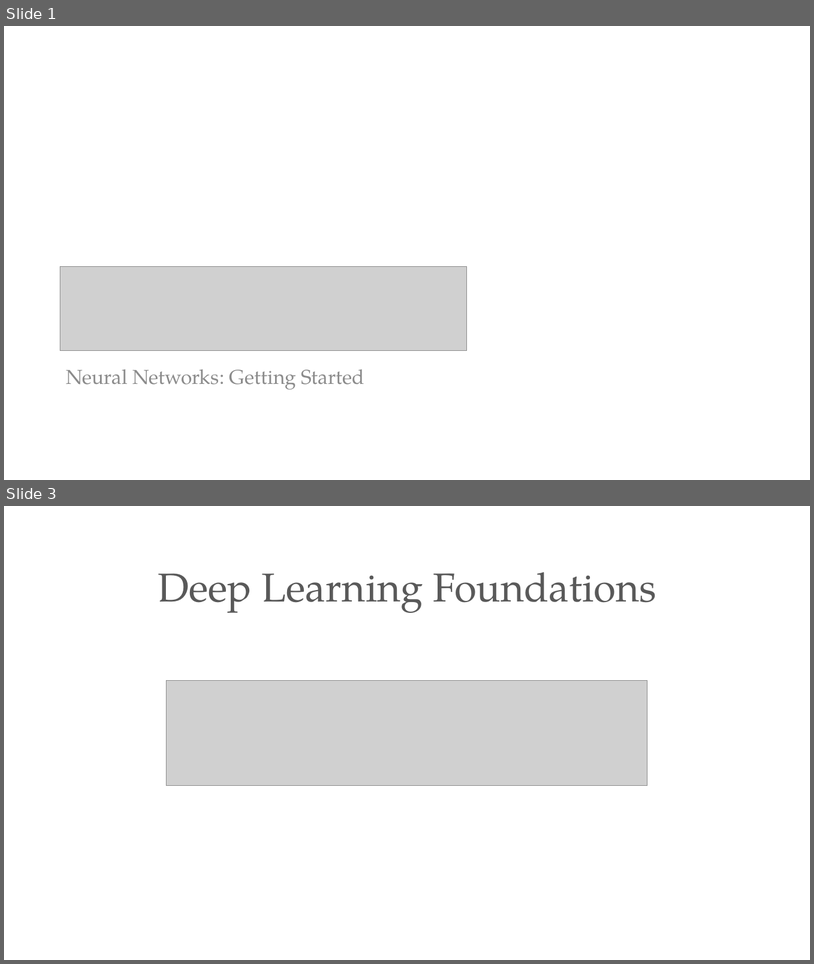
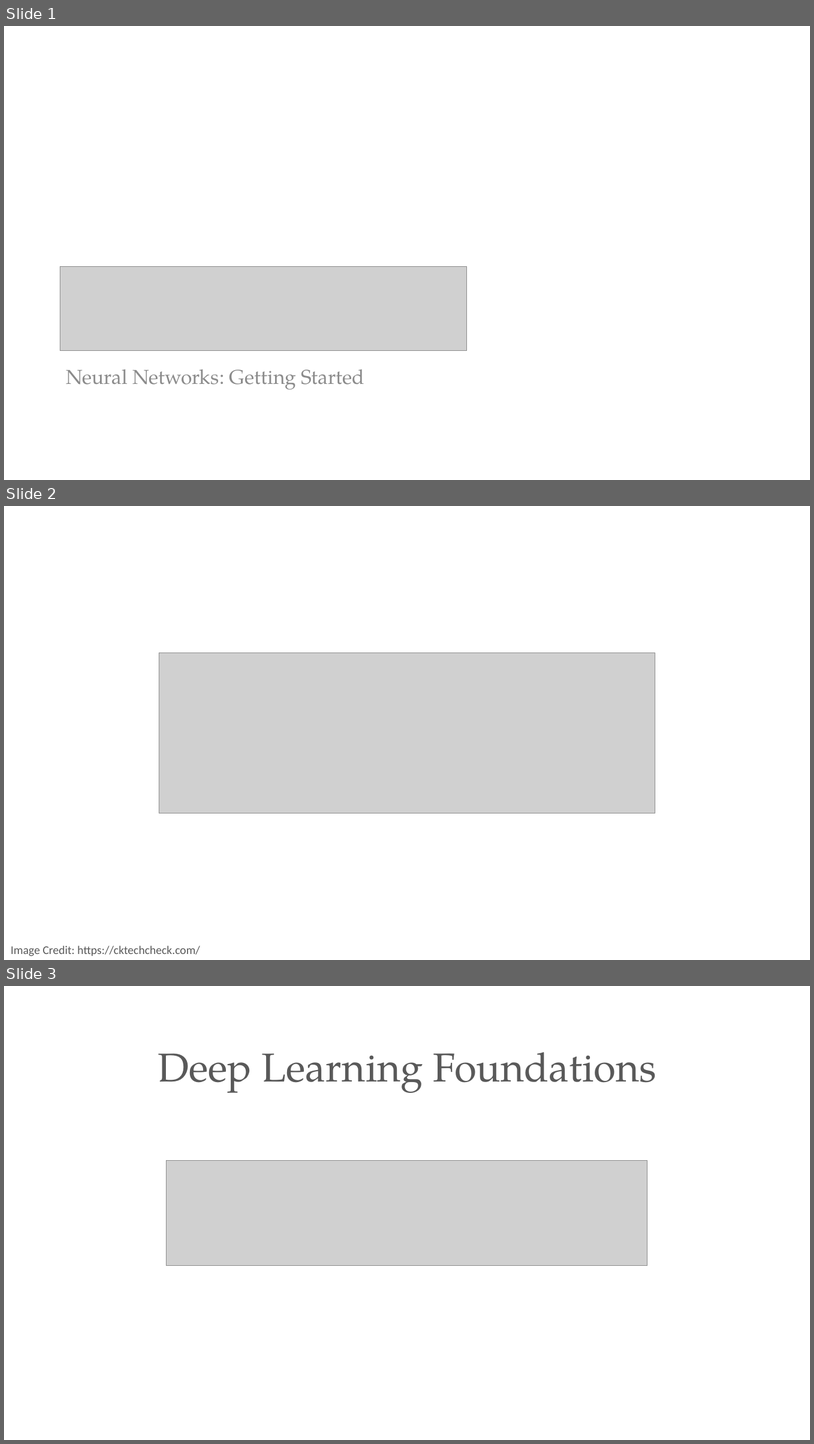
Before and after one commit to PracticumAI/deep_learning, a slide deck: presentations/01_deep_learn_intro.pptx. Shown one above the other, each under a label of ours: slides 1 and 3 before the commit, slides 1, 2 and 3 after it; the slides between them are not shown. The pictures are 814x964 and 814x1444 pixels, drawn with LibreOffice and Linux fonts; fonts in the diff are those of the drawing; grey boxes stand for pictures. Boxes give left, top, right and bottom in pixels: in the first picture for what was removed or moved away, otherwise in the second. Text is boxed around its words. In the diff, an @@ line names an element or a change of style, - is before the commit and + after.

```diff
--- a/presentations/01_deep_learn_intro.pptx
+++ b/presentations/01_deep_learn_intro.pptx
@@ slide 2 added at (4, 506, 810, 960), background #FFFFFF @@
@@ picture added at (159, 653, 656, 813) @@
@@ text added at (11, 945, 200, 956), 14 pt, text #595959 @@
+Image Credit: https://cktechcheck.com/
```
Also in this commit, not shown: 4 other slides added, 1 slide removed.
